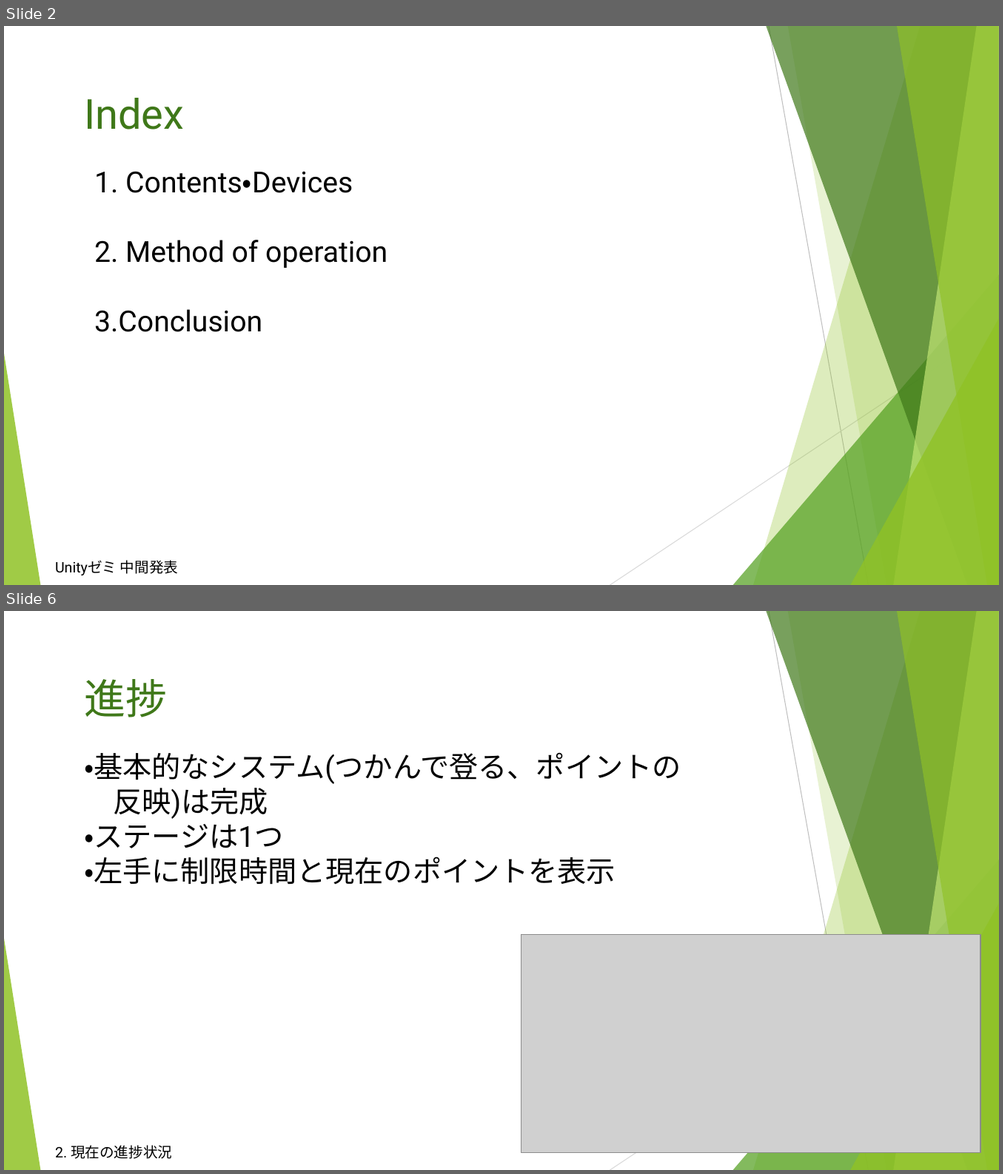
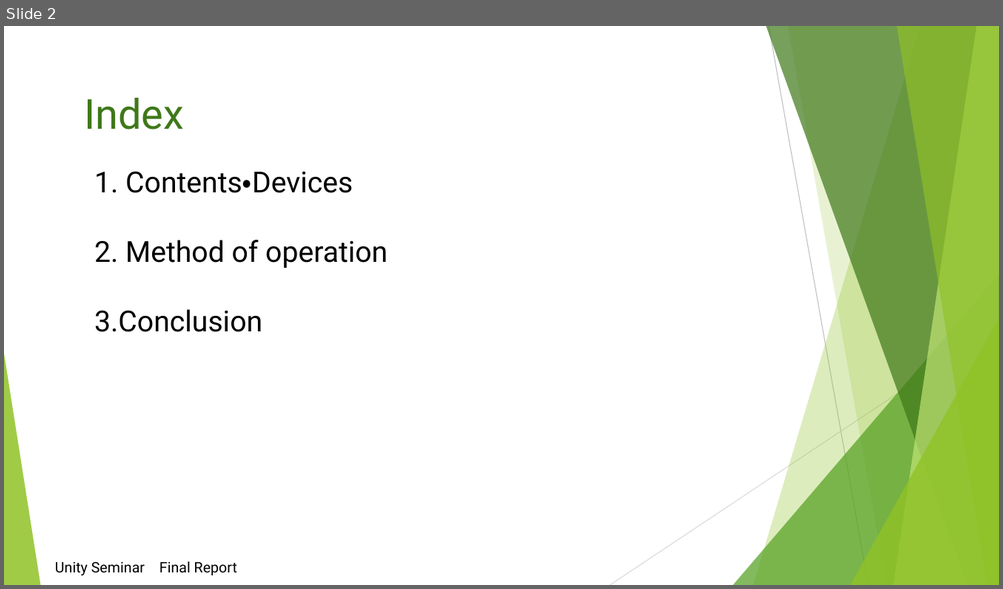
Before and after one commit to UnitySeminarAGroup/Unity_Seminar_A_Group, a slide deck: Unityゼミ最終発表用プレゼン.pptx. Shown one above the other, each under a label of ours: slides 2 and 6 before the commit, slide 2 after it; the slides between them are not shown. The pictures are 1003x1174 and 1003x589 pixels, drawn with LibreOffice and Linux fonts; fonts in the diff are those of the drawing; grey boxes stand for pictures. Boxes give left, top, right and bottom in pixels: in the first picture for what was removed or moved away, otherwise in the second. Text is boxed around its words. In the diff, an @@ line names an element or a change of style, - is before the commit and + after.

```diff
--- a/Unityゼミ最終発表用プレゼン.pptx
+++ b/Unityゼミ最終発表用プレゼン.pptx
@@ slide 6 removed at (4,611,999,1170), background #FFFFFF; not listed: 10 template elements that a slide beside it also shows @@
@@ text removed at (84,679,167,718) @@
-進捗
@@ text removed at (84,752,681,885) @@
-・基本的なシステム(つかんで登る、ポイントの
-反映)は完成
-・ステージは1つ
-・左手に制限時間と現在のポイントを表示
@@ picture removed at (521,935,981,1153) @@
@@ text removed at (55,1145,172,1159) @@
-2. 現在の進捗状況
@@ slide 2 changed as well @@
@@ text at (55,562,237,577): text changed @@
-Unityゼミ 中間発表
+Unity Seminar Final Report
```
Also in this commit, not shown: 2 other slides changed, 5 slides added, 4 other slides removed, 2 other files.
